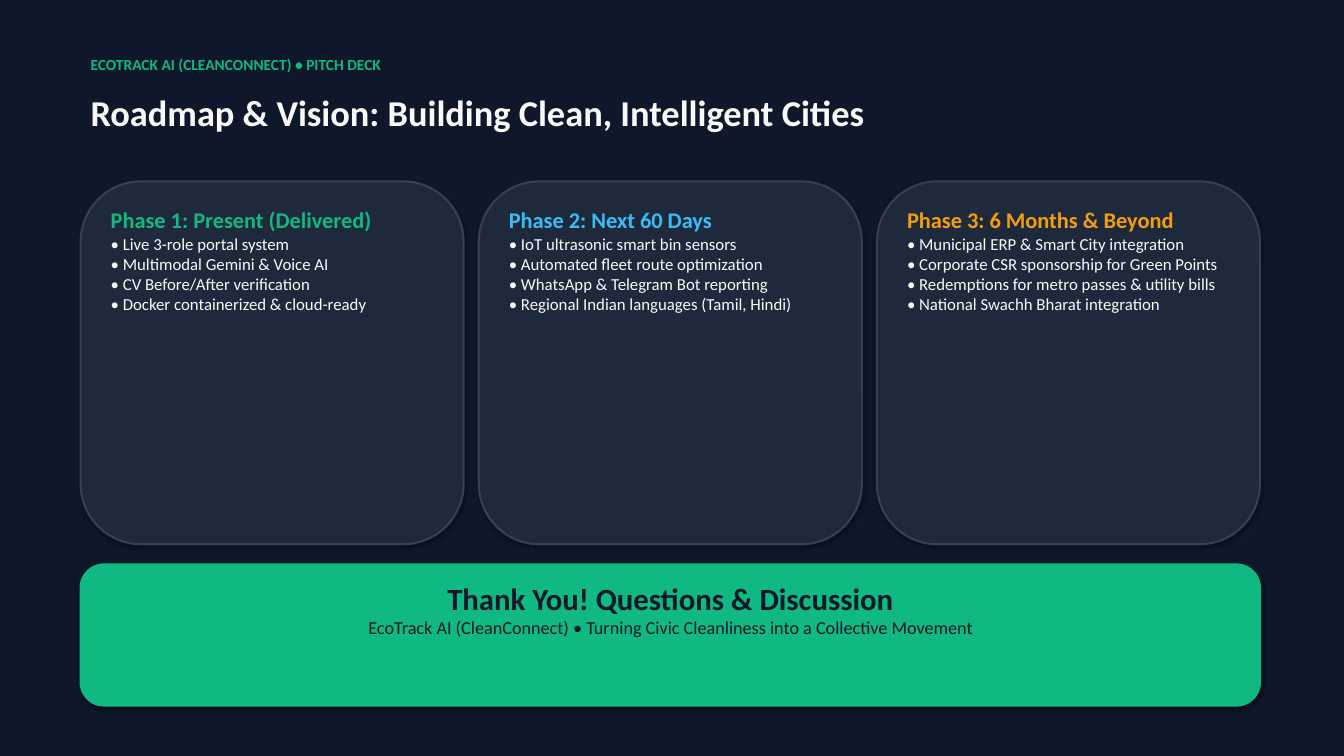
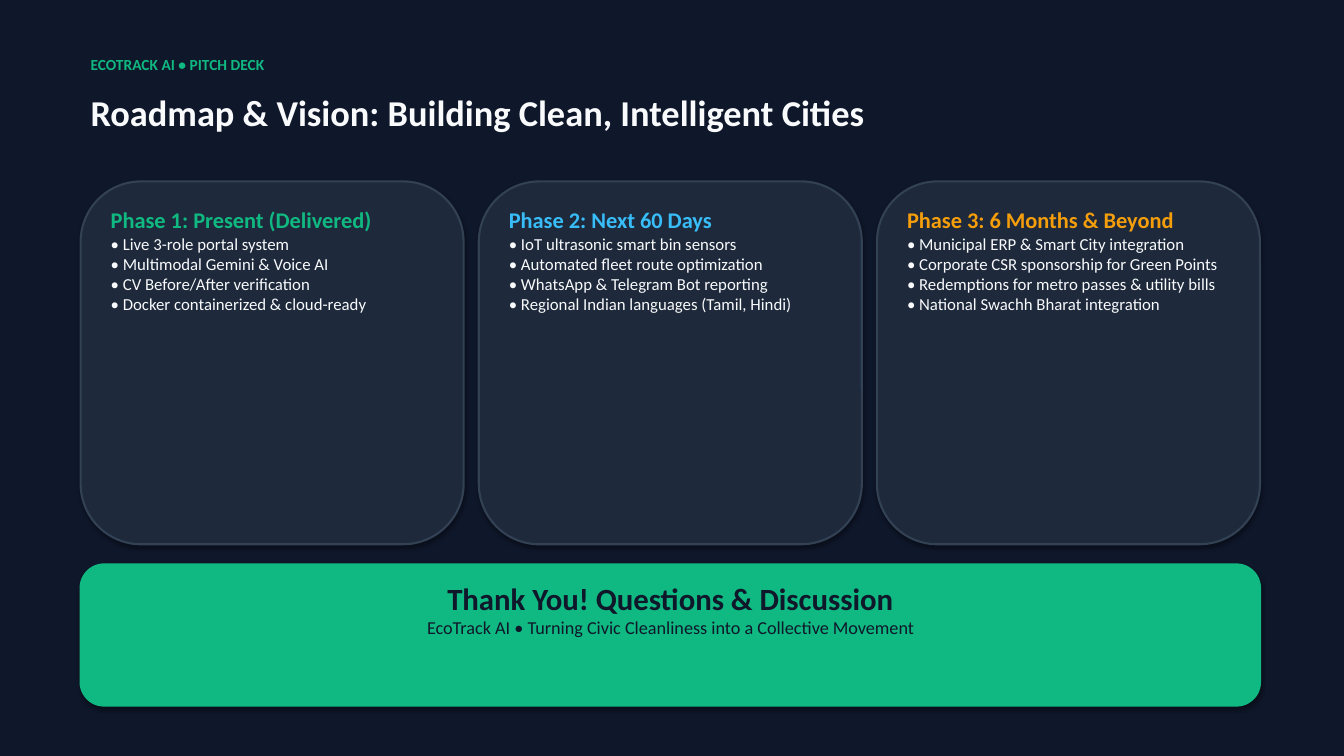
Before and after one commit to digitalminddilip/ecotrackaipwd, a slide deck: slide 10 of EcoTrack_AI_Presentation.pptx. Drawn at 1344x756 pixels with LibreOffice and Linux fonts; fonts in the diff are those of the drawing. Boxes give left, top, right and bottom in pixels: in the first picture for what was removed or moved away, otherwise in the second. Text is boxed around its words. In the diff, an @@ line names an element or a change of style, - is before the commit and + after.

```diff
--- a/EcoTrack_AI_Presentation.pptx
+++ b/EcoTrack_AI_Presentation.pptx
@@ text at bbox=[91, 60, 265, 70]: text changed @@
-ECOTRACK AI (CLEANCONNECT) • PITCH DECK
+ECOTRACK AI • PITCH DECK
@@ text at bbox=[427, 621, 914, 637]: text changed @@
-EcoTrack AI (CleanConnect) • Turning Civic Cleanliness into a Collective Movement
+EcoTrack AI • Turning Civic Cleanliness into a Collective Movement
```
Also in this commit, not shown: 9 other slides changed, 25 other files.
